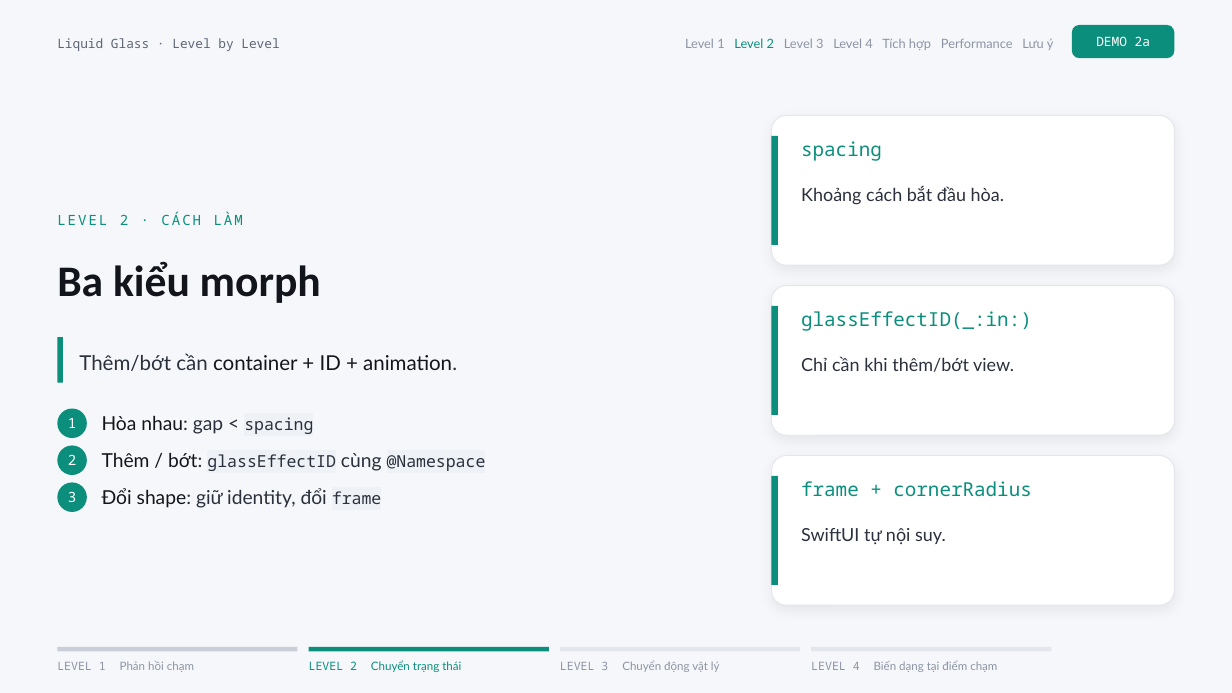
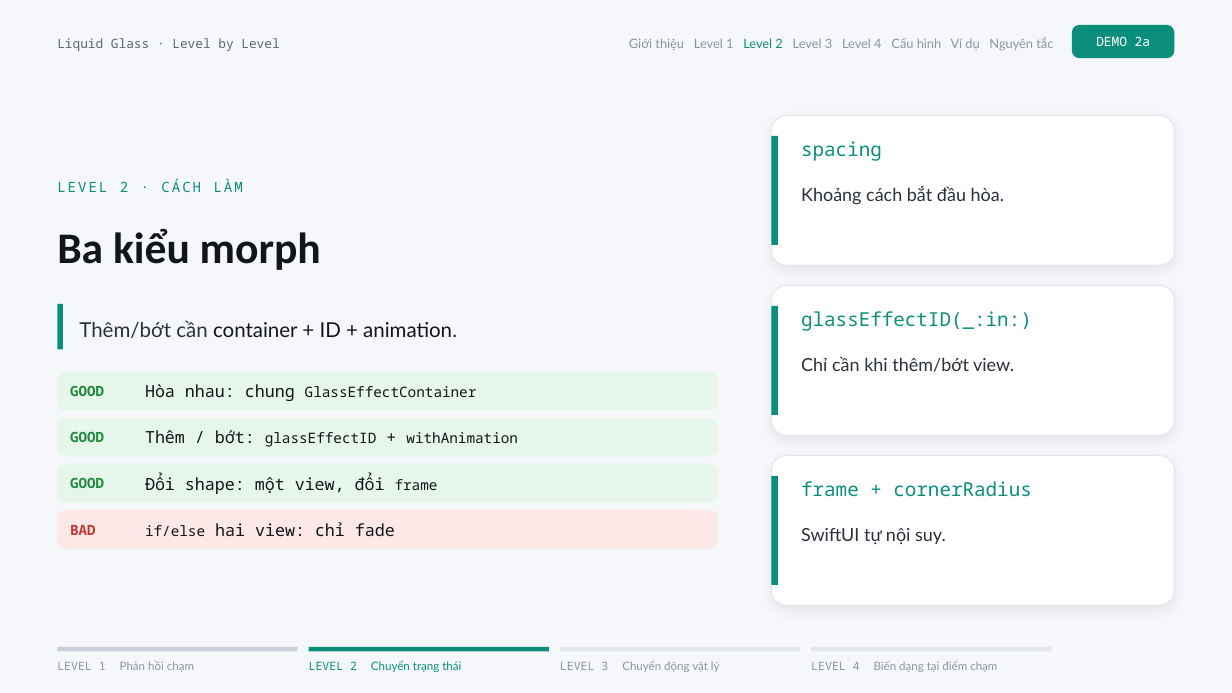
Before and after one commit to matech03/workshop-liquid-glass, a slide deck: slide 7 of slides/Trai-nghiem-Liquid-Glass.pptx (slide 6 before the commit). Drawn at 1232x693 pixels with LibreOffice and Linux fonts; fonts in the diff are those of the drawing. Boxes give left, top, right and bottom in pixels: in the first picture for what was removed or moved away, otherwise in the second. Text is boxed around its words. In the diff, an @@ line names an element or a change of style, - is before the commit and + after.

```diff
--- a/slides/Trai-nghiem-Liquid-Glass.pptx
+++ b/slides/Trai-nghiem-Liquid-Glass.pptx
@@ text at box(629, 37, 1053, 50): text changed @@
-Level 1 Level 2 Level 3 Level 4 Tích hợp Performance Lưu ý
+Giới thiệu Level 1 Level 2 Level 3 Level 4 Cấu hình Ví dụ Nguyên tắc
@@ 3 texts, 1 rectangle: place and size @@
-3 texts, 1 rectangle at box(57, 211, 457, 383)
+3 texts, 1 rectangle at box(57, 178, 457, 349)
@@ rounded rectangle added at box(57, 372, 718, 410), fill #E6F6EA @@
@@ text added at box(70, 385, 104, 396), 11 pt, text #1F8A3B, bold @@
+GOOD
@@ text at box(145, 384, 477, 401): text changed; size 15 to 11.2 pt; font Lato to Noto Sans Mono; text colour #2A303C to #12151C @@
-Hòa nhau: gap < spacing
+Hòa nhau: chung GlassEffectContainer
@@ ellipse removed at box(57, 409, 87, 438) @@
@@ rounded rectangle added at box(57, 418, 718, 457), fill #E6F6EA @@
@@ text removed at box(68, 418, 76, 428) @@
-1
@@ ellipse removed at box(57, 445, 87, 475) @@
@@ text added at box(70, 431, 104, 442), 11 pt, text #1F8A3B, bold @@
+GOOD
@@ text at box(145, 430, 518, 447): text changed; size 12.9 to 11.2 pt; text colour #2A303C to #12151C @@
-Thêm / bớt: glassEffectID cùng @Namespace
+Thêm / bớt: glassEffectID + withAnimation
@@ rounded rectangle added at box(57, 464, 718, 503), fill #E6F6EA @@
@@ text removed at box(68, 454, 76, 465) @@
-2
@@ text added at box(70, 477, 104, 488), 11 pt, text #1F8A3B, bold @@
+GOOD
@@ text at box(145, 474, 438, 494): text changed; size 15 to 13 pt; font Lato to Noto Sans Mono; text colour #2A303C to #12151C @@
-Đổi shape: giữ identity, đổi frame
+Đổi shape: một view, đổi frame
@@ ellipse removed at box(57, 482, 87, 512) @@
@@ text removed at box(68, 491, 76, 502) @@
-3
@@ rounded rectangle added at box(57, 510, 718, 549), fill #FCE8E7 @@
@@ text added at box(70, 525, 95, 535), 11 pt, text #C2362F, bold @@
+BAD
@@ text added at box(145, 522, 395, 536), 13 pt, text #12151C @@
+if/else hai view: chỉ fade
```
Also in this commit, not shown: 11 other slides changed, 6 slides added, 5 slides removed, 51 other files.
